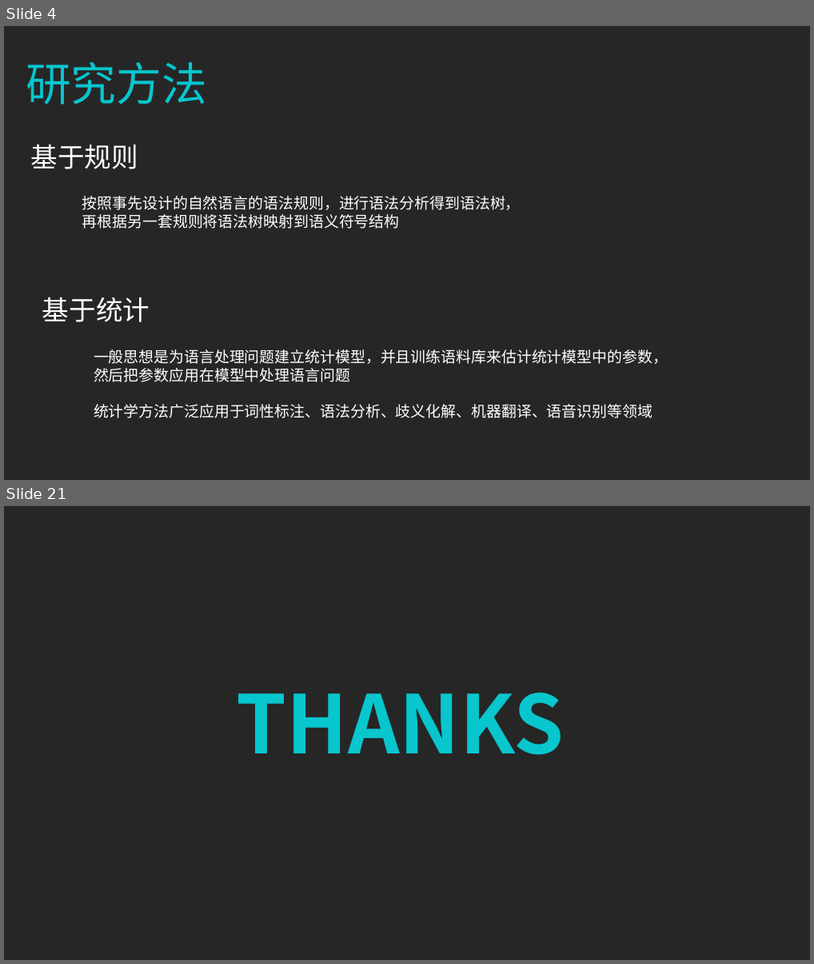
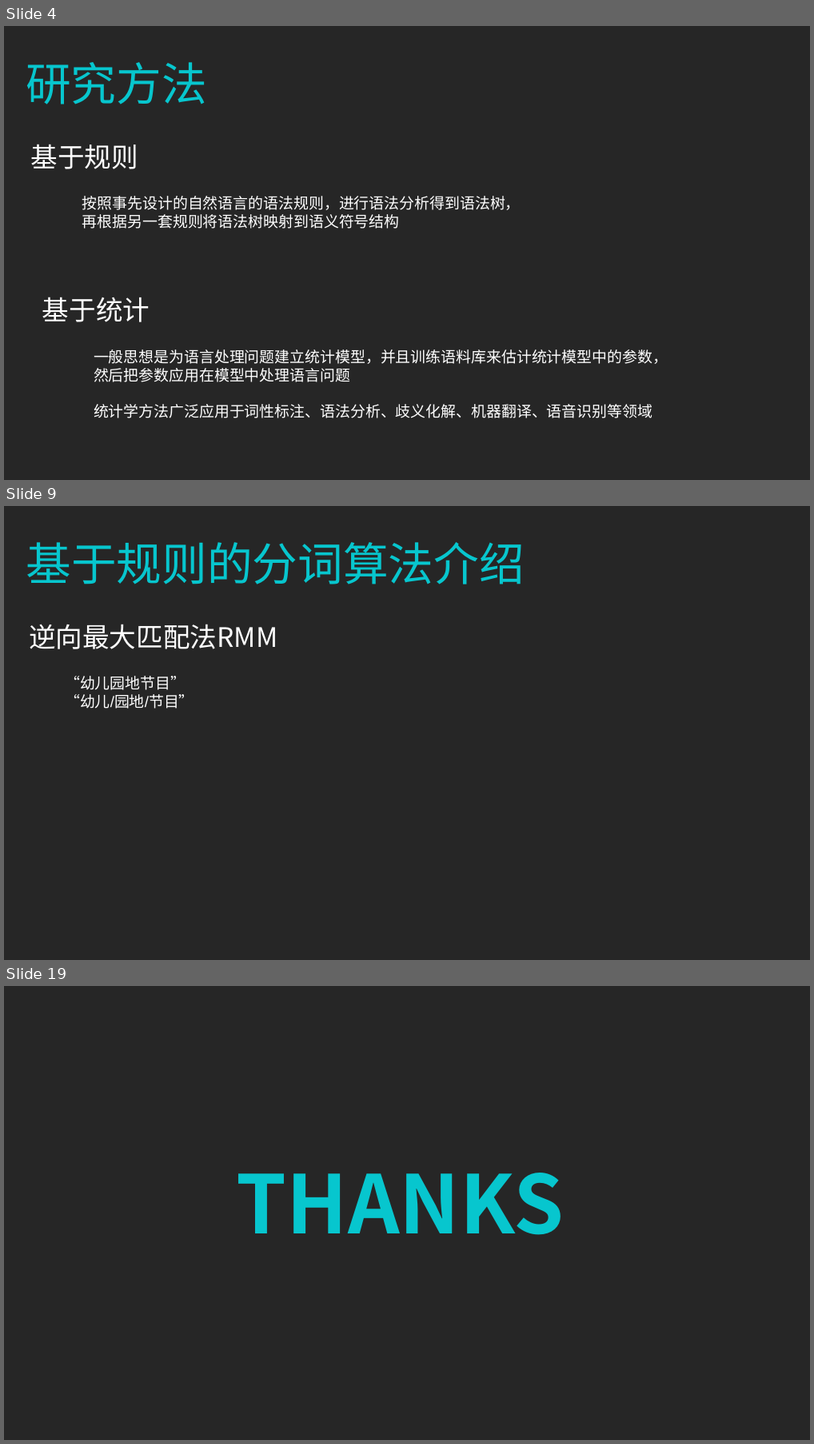
Before and after one commit to zhazhaxia/koa-project, a slide deck: routers/nlp/NLP分词.ppt. Shown one above the other, each under a label of ours: slides 4 and 21 before the commit, slides 4, 9 and 19 after it; the slides between them are not shown. The pictures are 814x964 and 814x1444 pixels, drawn with LibreOffice and Linux fonts; fonts in the diff are those of the drawing. Boxes give left, top, right and bottom in pixels: in the first picture for what was removed or moved away, otherwise in the second. Text is boxed around its words. In the diff, an @@ line names an element or a change of style, - is before the commit and + after.

```diff
--- a/routers/nlp/NLP分词.ppt
+++ b/routers/nlp/NLP分词.ppt
@@ slide 9 added at bbox=[4, 506, 810, 960], background #262626 @@
@@ text added at bbox=[26, 542, 525, 584], 54 pt, text #07C6CE @@
+基于规则的分词算法介绍
@@ text added at bbox=[29, 624, 278, 649], 32 pt, text #FFFFFF @@
+逆向最大匹配法RMM
@@ text added at bbox=[65, 676, 194, 708], 18 pt, text #FFFFFF @@
+“幼儿园地节目”
+“幼儿/园地/节目”
@@ what was slide 21 is now slide 19 @@
```
Also in this commit, not shown: 13 other slides added, 16 slides removed, 1 other file.
